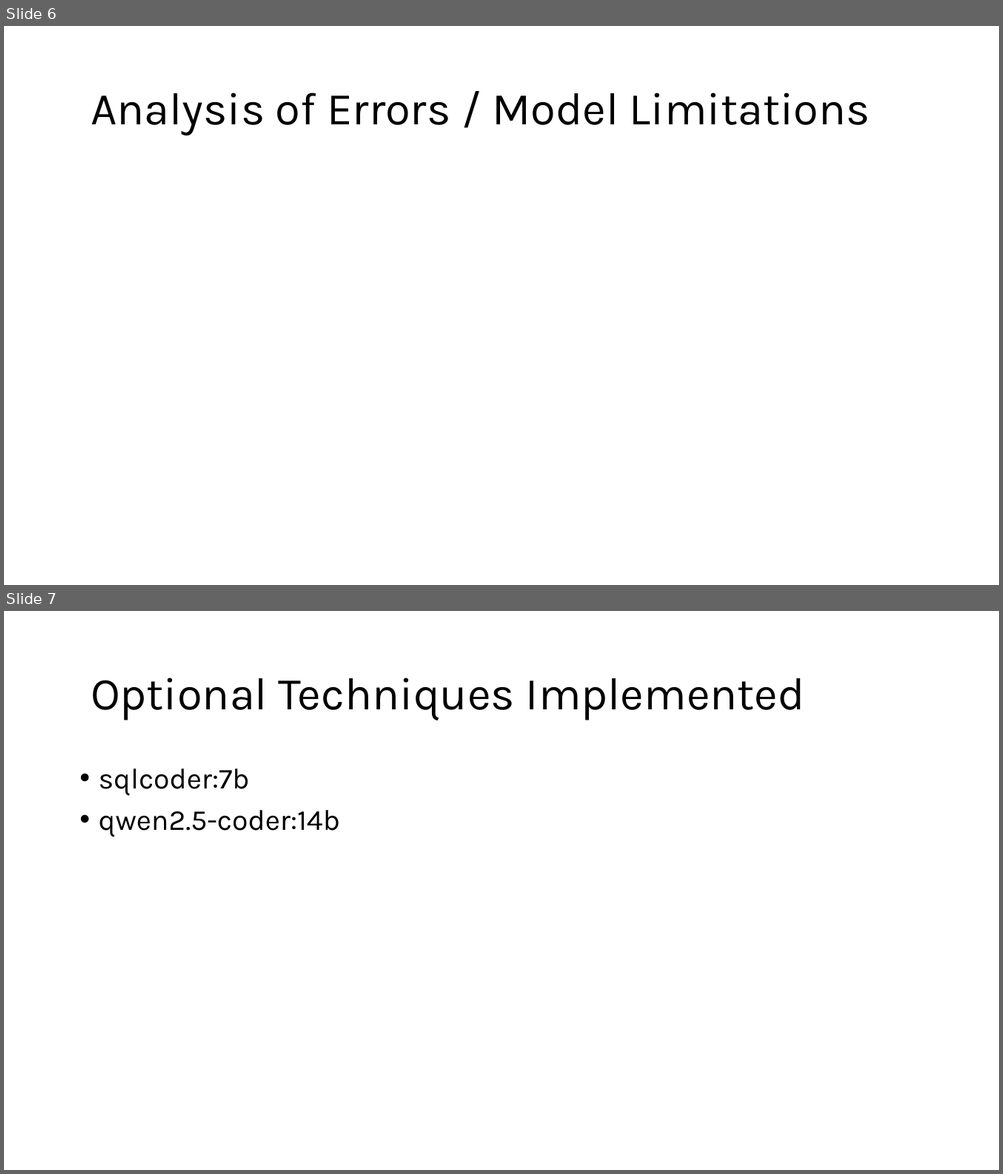
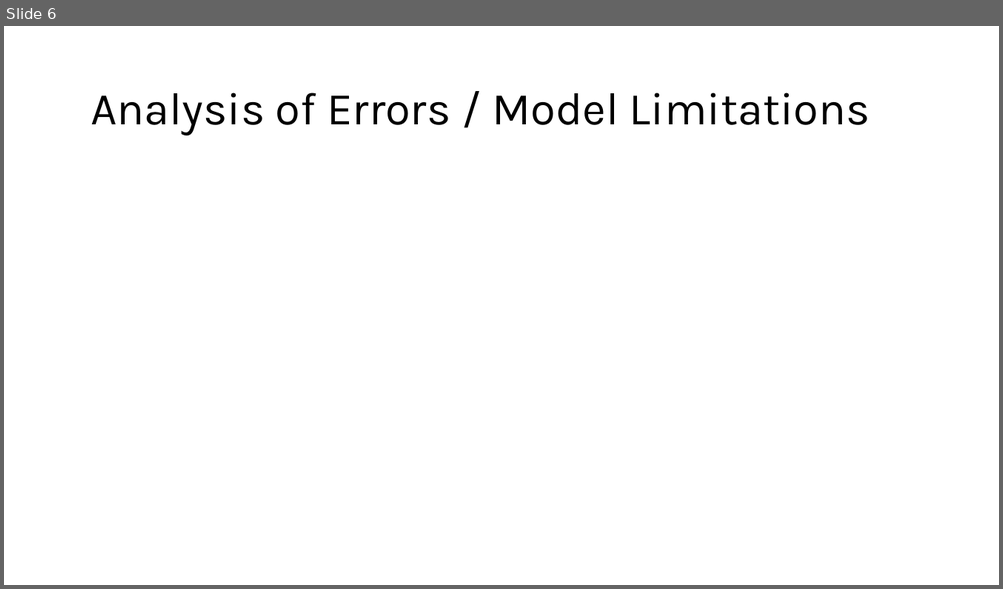
Before and after one commit to bjoern555/dwh2-text-to-sql, a slide deck: docs/DHW2_Wagner_Kryeziu_Johnson.pptx. Shown one above the other, each under a label of ours: slides 6 and 7 before the commit, slide 6 after it. The pictures are 1003x1174 and 1003x589 pixels, drawn with LibreOffice and Linux fonts; fonts in the diff are those of the drawing. Boxes give left, top, right and bottom in pixels: in the first picture for what was removed or moved away, otherwise in the second. Text is boxed around its words. In the diff, an @@ line names an element or a change of style, - is before the commit and + after.

```diff
--- a/docs/DHW2_Wagner_Kryeziu_Johnson.pptx
+++ b/docs/DHW2_Wagner_Kryeziu_Johnson.pptx
@@ slide 7 removed at box(4, 611, 999, 1170), background #FFFFFF @@
@@ title removed at box(91, 678, 805, 721) @@
-Optional Techniques Implemented
@@ text removed at box(99, 769, 340, 837) @@
-• sqlcoder:7b
-• qwen2.5-coder:14b
```
Also in this commit, not shown: 1 slide changed, 1 slide added, 3 other files.
